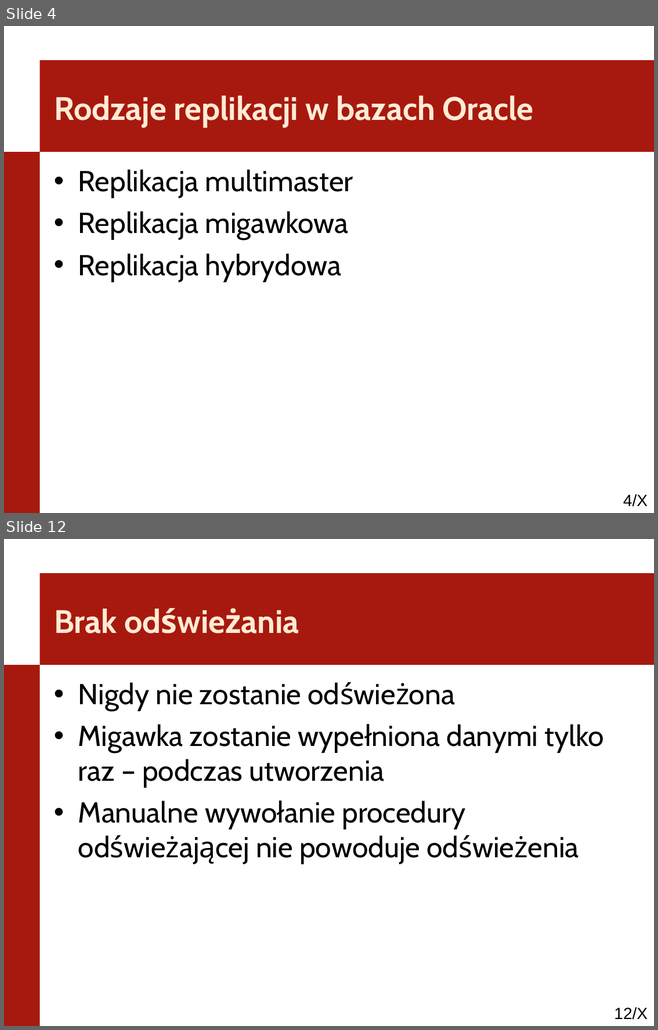
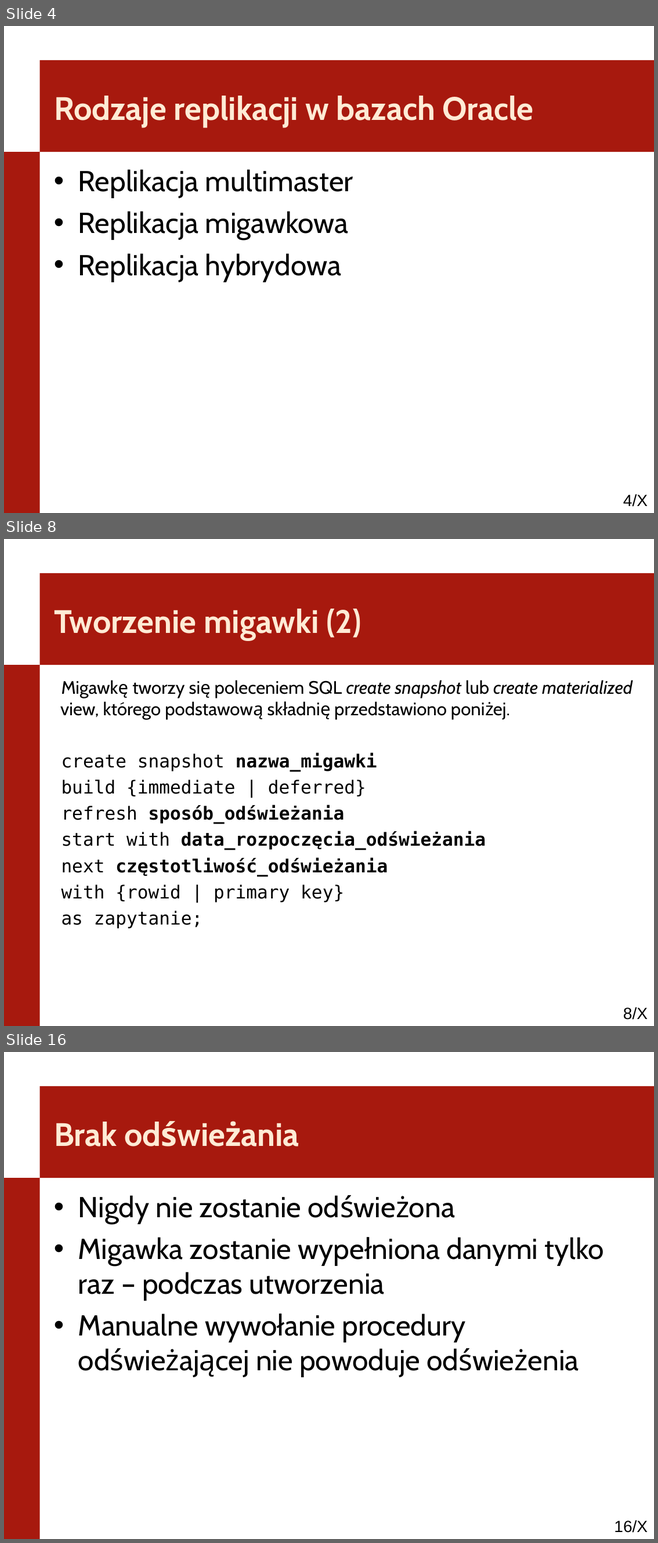
Before and after one commit to kaczanmo/projekt_bd_2013, a slide deck: prezentacja_1/prezentacja_1.ppt. Shown one above the other, each under a label of ours: slides 4 and 12 before the commit, slides 4, 8 and 16 after it; the slides between them are not shown. The pictures are 658x1030 and 658x1543 pixels, drawn with LibreOffice and Linux fonts; fonts in the diff are those of the drawing; background and template pictures are left out. Boxes give left, top, right and bottom in pixels: in the first picture for what was removed or moved away, otherwise in the second. Text is boxed around its words. In the diff, an @@ line names an element or a change of style, - is before the commit and + after.

```diff
--- a/prezentacja_1/prezentacja_1.ppt
+++ b/prezentacja_1/prezentacja_1.ppt
@@ slide 8 added at (4, 539, 654, 1026), background #FFFFFF; not listed: 3 template elements that a slide beside it also shows @@
@@ title added at (54, 609, 361, 641), 36 pt, text #FFEBD5, bold @@
+Tworzenie migawki (2)
@@ text added at (60, 680, 632, 928), 20 pt, text #000000 @@
+Migawkę tworzy się poleceniem SQL create snapshot lub create materialized view, którego podstawową składnię przedstawiono poniżej.
+create snapshot nazwa_migawki
+build {immediate | deferred}
+refresh sposób_odświeżania
+start with data_rozpoczęcia_odświeżania
+next częstotliwość_odświeżania
+with {rowid | primary key}
+as zapytanie;
@@ what was slide 12 is now slide 16 @@
@@ page number at (614, 1520, 647, 1533): text changed @@
-12/X
+16/X
```
Also in this commit, not shown: 7 slides changed, 7 other slides added, 4 slides removed, 2 other files.
